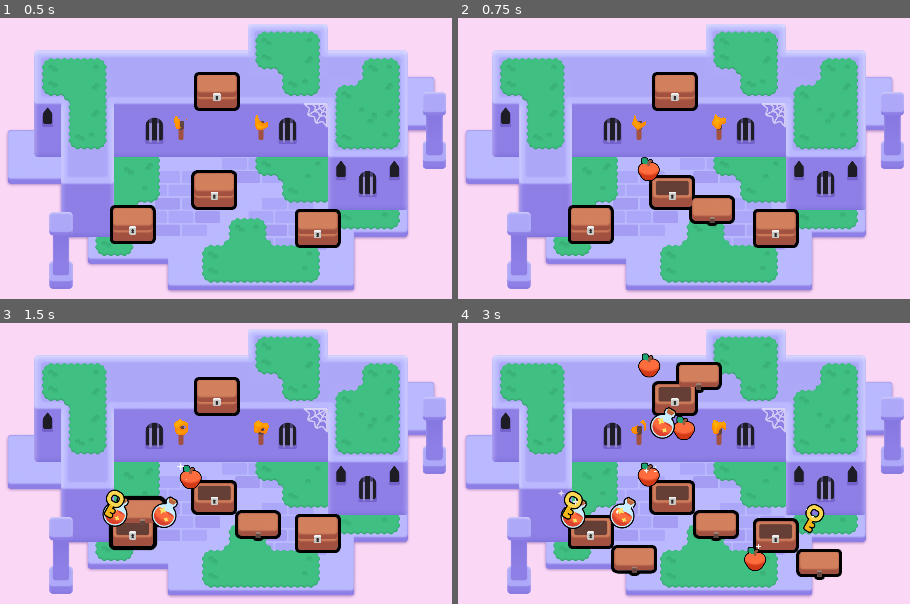
Above: before the commit, frames 1-4 (two rows, left to right).
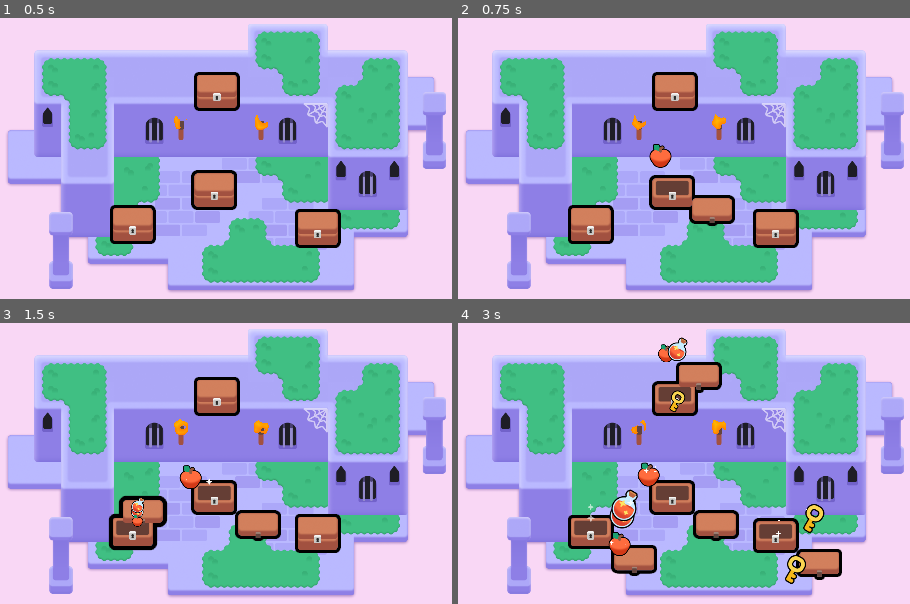
Above: after the commit, the same moments.

Repository: peeryo/2d-GameDev-course
Game: Godot game, scene res://lessons/mini_dungeon.tscn
Two runs of this game, one before a commit and one after it. Both use one fixed random seed, a clock stepped at 60 frames per second and the inputs below.
Inputs (mouse positions are in pixels of both pictures, inside the frame that each line leads up to):
- Up to frame 1 (0.5 s): no input
- Up to frame 2 (0.75 s): tap Enter at 0.5 s; move the mouse to (670, 189) at 0.52 s; press the mouse at (670, 189) at 0.53 s; hold D (move_right) from 0.53 s (still down)
- Up to frame 3 (1.5 s): tap Space at 0.77 s; move the mouse to (131, 530) at 1.27 s; release D (move_right) at 1.28 s; release the mouse at (131, 530) at 1.28 s; hold S (move_down) from 1.28 s (still down); right-click (131, 530) at 1.35 s; click (131, 530) at 1.42 s
- Up to frame 4 (3 s): tap Space at 1.52 s; move the mouse to (774, 533) at 2.02 s; release S (move_down) at 2.03 s; hold D (move_right) 2.03-2.78 s; tap Z at 2.1 s; click (774, 533) at 2.17 s; move the mouse to (674, 396) at 2.77 s; hold W (move_up) from 2.78 s (still down); click (674, 396) at 2.85 s

Frame 1 is identical in both runs. In frame 2, 0.6% of the frame differs, in the area x 39-48%, y 44-59%; in frame 3, 1.3%; in frame 4, 3.6%, in the area x 22-79%, y 4-93%.

Commit message:
Lesson 7 completed

Diff:
--- a/M06.looting_workbook/lessons/chest/chest.gd
+++ b/M06.looting_workbook/lessons/chest/chest.gd
@@ -44,4 +44,21 @@
 	var random_angle := randf_range(0.0, 2.0 * PI)
 	var random_direction := Vector2(1.0, 0.0).rotated(random_angle)
 	var random_distance := randf_range(60.0, 120.0)
-	loot_item.position = random_direction * random_distance
+	var land_position := random_direction * random_distance
+	const FLIGHT_TIME := 0.4
+	const HALF_FLIGHT_TIME := FLIGHT_TIME / 2.0
+	var tween := create_tween()
+	tween.set_parallel()
+	loot_item.scale = Vector2(0.25, 0.25)
+	tween.tween_property(loot_item, "scale", Vector2(1.0, 1.0), HALF_FLIGHT_TIME)
+	tween.tween_property(loot_item, "position:x", land_position.x, FLIGHT_TIME)
+
+	tween = create_tween()
+	tween.set_trans(Tween.TRANS_QUAD)
+	tween.set_ease(Tween.EASE_OUT)
+
+	var jump_height := randf_range(30.0, 80.0)
+
+	tween.tween_property(loot_item, "position:y", land_position.y - jump_height, HALF_FLIGHT_TIME)
+	tween.set_ease(Tween.EASE_IN)
+	tween.tween_property(loot_item, "position:y", land_position.y, HALF_FLIGHT_TIME)
--- a/M06.looting_workbook/practices/L6.P1.the_pinata/balloon_pinata.gd
+++ b/M06.looting_workbook/practices/L6.P1.the_pinata/balloon_pinata.gd
@@ -19,6 +19,7 @@
 
 func spawn_candy() -> void:
 	# You have to loop 3 times over the next lines of code!
+
 	for current_index in range(0):
 		# Complete the variables to calculate a random position in a circle using polar coordinates.
 		var radius := 0.0
--- a/M06.looting_workbook/practices/L6.P1.the_pinata/the_pinata.tscn
+++ b/M06.looting_workbook/practices/L6.P1.the_pinata/the_pinata.tscn
@@ -1,16 +1,11 @@
-[gd_scene load_steps=3 format=3]
+[gd_scene load_steps=2 format=3 uid="uid://bv0xvrlm0o0qj"]
 
 [ext_resource type="PackedScene" path="res://practices/L6.P1.the_pinata/balloon_pinata.tscn" id="1_rjs2p"]
-[ext_resource type="Script" path="res://practices/L6.P1.the_pinata/balloon_pinata.gd" id="2_yf66f"]
 
 [node name="ThePiñata" type="Node2D"]
 metadata/_edit_horizontal_guides_ = []
 
-[node name="BalloonPinata" type="Area2D" parent="." instance=ExtResource("1_rjs2p")]
-position = Vector2(960, 540)
-collision_layer = 2
-collision_mask = 0
-script = ExtResource("2_yf66f")
+[node name="BalloonPinata" parent="." instance=ExtResource("1_rjs2p")]
 
 [node name="ExtraVisuals" type="Node" parent="."]
 
